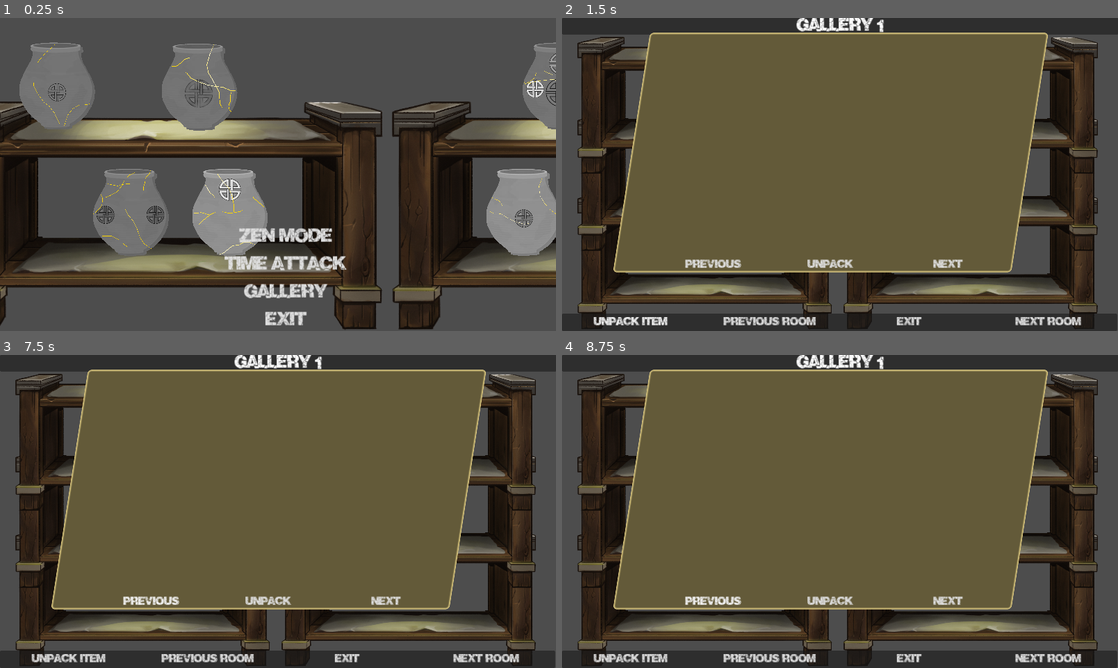
Above: before the commit, frames 1-4 (two rows, left to right).
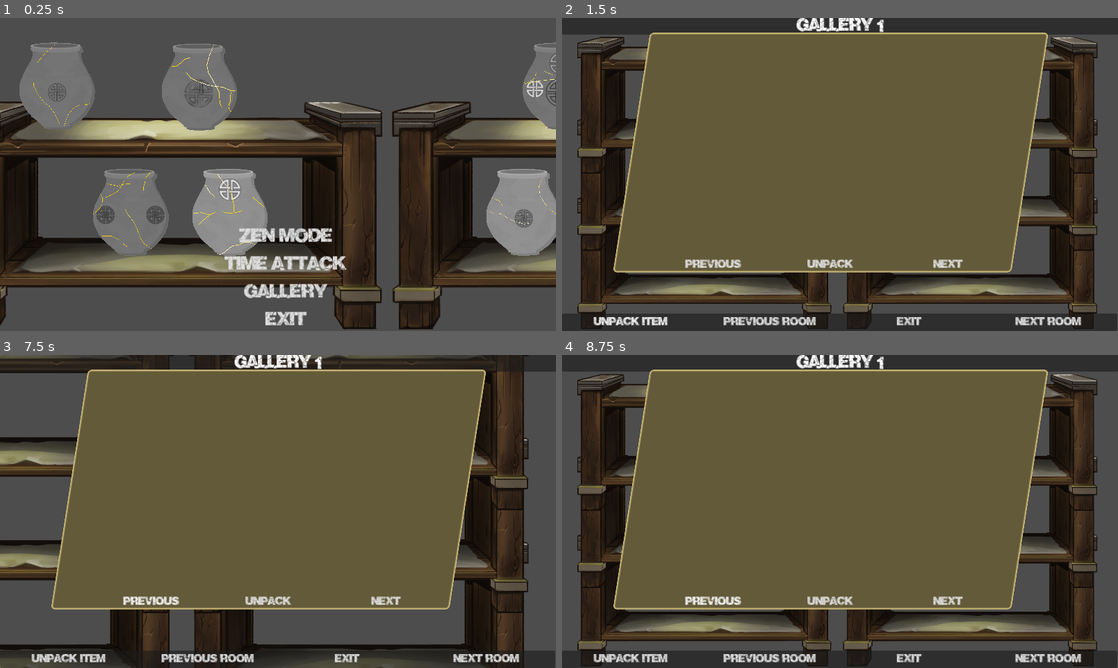
Above: after the commit, the same moments.

Repository: feyrkh/Exploratory
Game: Godot game, scene res://menu/main/TitleScreen.tscn
The game is run twice, just before and just after one commit, with the same random seed, the same clock (stepped at 60 frames per second) and the same inputs.
Inputs (mouse positions are in pixels of both pictures, inside the frame that each line leads up to):
- Up to frame 1 (0.25 s): no input
- Up to frame 2 (1.5 s): click "Gallery" at 0.5 s; click "Unpack Item" at 1.25 s
- Up to frame 3 (7.5 s): click "Unpack" at 2 s; click "Next room" at 2.75 s; click "Next room" at 3.5 s; click "Next" at 4.25 s; click "Next" at 5 s; click "Previous room" at 5.75 s; click "Previous" at 6.5 s; tap Enter at 7.25 s; move the mouse to (400, 495) at 7.27 s; hold D (right) from 7.28 s (still down); hold Mouse wheel up (zoom_in) from 7.28 s (still down); click (400, 495) at 7.42 s
- Up to frame 4 (8.75 s): tap Mouse wheel down (zoom_out) at 7.55 s; click (962, 495) at 8 s; release D (right) at 8 s; release Mouse wheel up (zoom_in) at 8 s; drag from (728, 527) to (812, 574) at 8.02 s

The runs differ from the first frame. In frame 1, 0.4% of the frame differs, in the area x 7-100%, y 11-76%; in frame 2, 0.6%; in frame 3, 23%, in the area x 0-97%, y 0-100%; in frame 4, 1.4%.
Error in both runs: Out of bounds get index '0' (on base: 'Array') (res://menu/gallery/GalleryMenu.gd:30)

Commit message:
Gallery camera movement, mipmaps for generated images

Diff:
--- a/pottery/ArcheologyItem.gd
+++ b/pottery/ArcheologyItem.gd
@@ -210,7 +210,7 @@
 
 func gallery_mode():
 	_gallery_mode = true
-	#collision_mask &= ~1 # disable collision with other pieces
+	collision_mask &= ~1 # disable collision with other pieces
 	_find_center() # trigger center calculations so the center of mass gets calculated properly
 
 func _process(_delta):
@@ -239,6 +239,8 @@
 		safe_freeze(val)
 
 func global_collide(val:bool):
+	if _gallery_mode:
+		return
 	# Called by Global.collide when piece collisions should be disabled
 	if val:
 		collision_mask |= 1 # allow this piece to collide with elements on layer 1
--- a/pottery/GalleryRoom.gd
+++ b/pottery/GalleryRoom.gd
@@ -1,8 +1,18 @@
 extends Node2D
+
+const CAMERA_MOVE_SPEED := 55
+const ZOOM_INCREMENT := Vector2(0.1, 0.1)
+
+@export var camera_top_left_limit:Vector2 = Vector2(0, 0)
+@export var camera_bot_right_limit:Vector2 = Vector2(4270, 2397)
+var camera_drag_mouse_start = null
+var camera_drag_camera_start = null
 
 var gallery_items_unused := []
 var gallery_rooms := [] # Array[Dictionary]
 var cur_room_idx:int = 0
+
+@onready var camera = find_child("Camera2D")
 
 func _unhandled_input(event):
 	if event.is_action_pressed("ui_cancel"):
@@ -15,6 +25,86 @@
 		if find_child("GalleryMenu").visible:
 			find_child("GalleryMenu").visible = false
 			get_viewport().set_input_as_handled()
+	else:
+		handle_camera_input(event)
+
+func _process(_delta):
+	if camera_drag_mouse_start != null:
+		var offset = get_viewport().get_mouse_position() - camera_drag_mouse_start
+		offset = offset/camera.zoom.x
+		set_camera_position(camera_drag_camera_start - offset)
+	else:
+		var movement = Input.get_vector("left", "right", "up", "down")
+		if movement != Vector2.ZERO:
+			var view_rect = camera.get_viewport_rect()
+			view_rect.position += camera.get_screen_center_position()
+			set_camera_position(camera.position + movement * CAMERA_MOVE_SPEED / camera.zoom.x)
+
+func set_camera_position(new_pos:Vector2):
+	var view_rect = camera.get_viewport_rect()
+	view_rect.position += new_pos
+	view_rect.size /= camera.zoom.x
+	var camera_top_left = view_rect.position - view_rect.size / 2
+	var camera_bot_right = view_rect.position + view_rect.size / 2
+	if camera_top_left.x <= camera_top_left_limit.x and camera_bot_right.x >= camera_bot_right_limit.x:
+		new_pos.x = (camera_top_left_limit.x + camera_bot_right_limit.x) / 2
+	elif camera_top_left.x < camera_top_left_limit.x:
+		new_pos.x = camera_top_left_limit.x + view_rect.size.x / 2
+	elif camera_bot_right.x > camera_bot_right_limit.x:
+		new_pos.x = camera_bot_right_limit.x - view_rect.size.x / 2
+	if camera_top_left.y <= camera_top_left_limit.y and camera_bot_right.y >= camera_bot_right_limit.y:
+		new_pos.y = (camera_top_left_limit.y + camera_bot_right_limit.y) / 2
+	elif camera_top_left.y < camera_top_left_limit.y:
+		new_pos.y = camera_top_left_limit.y + view_rect.size.y / 2
+	elif camera_bot_right.y > camera_bot_right_limit.y:
+		new_pos.y = camera_bot_right_limit.y - view_rect.size.y / 2
+	camera.position = new_pos
+
+func handle_camera_input(event:InputEvent):
+	#if event is InputEventMouseButton:
+		if event.is_action_pressed("zoom_in", true):
+			if camera.zoom.x >= 2:
+				camera.zoom += ZOOM_INCREMENT * 2
+			camera.zoom += ZOOM_INCREMENT
+			if camera.zoom.x > 4.0:
+				camera.zoom = Vector2(4, 4)
+			Global.camera_zoom_changed.emit(camera.zoom.x)
+			adjust_camera_limits()
+			get_viewport().set_input_as_handled()
+		elif event.is_action_pressed("zoom_out", true):
+			if camera.zoom.x > 2:
+				camera.zoom -= ZOOM_INCREMENT * 2
+			camera.zoom -= ZOOM_INCREMENT
+			if camera.zoom.x < 0.3:
+				camera.zoom = Vector2(0.3, 0.3)
+			Global.camera_zoom_changed.emit(camera.zoom.x)
+			adjust_camera_limits()
+			get_viewport().set_input_as_handled()
+		elif event.is_action_pressed("camera_drag"):
+			camera_drag_mouse_start = get_viewport().get_mouse_position()
+			camera_drag_camera_start = camera.position
+		elif event.is_action_released("camera_drag"):
+			camera_drag_mouse_start = null
+			camera_drag_camera_start = null
+
+func adjust_camera_limits():
+		var view_rect = camera.get_viewport_rect()
+		view_rect.position += camera.get_target_position()
+		view_rect.size /= camera.zoom.x
+		var camera_top_left = view_rect.position - view_rect.size / 2
+		var camera_bot_right = view_rect.position + view_rect.size / 2
+		if camera_top_left.x <= camera_top_left_limit.x and camera_bot_right.x >= camera_bot_right_limit.x:
+			camera.position.x = (camera_top_left_limit.x + camera_bot_right_limit.x) / 2
+		elif camera_top_left.x < camera_top_left_limit.x:
+			camera.position.x = camera_top_left_limit.x + view_rect.size.x / 2
+		elif camera_bot_right.x > camera_bot_right_limit.x:
+			camera.position.x = camera_bot_right_limit.x - view_rect.size.x / 2
+		if camera_top_left.y <= camera_top_left_limit.y and camera_bot_right.y >= camera_bot_right_limit.y:
+			camera.position.y = (camera_top_left_limit.y + camera_bot_right_limit.y) / 2
+		elif camera_top_left.y < camera_top_left_limit.y:
+			camera.position.y = camera_top_left_limit.y + view_rect.size.y / 2
+		elif camera_bot_right.y > camera_bot_right_limit.y:
+			camera.position.y = camera_bot_right_limit.y - view_rect.size.y / 2
 
 func save_gallery_rooms():
 	var file = FileAccess.open_compressed("user://gallery.cfg", FileAccess.WRITE)
@@ -79,7 +169,7 @@
 	if item != null:
 		find_child("Items").add_child(item)
 		item.gallery_mode()
-		item.global_position = get_viewport_rect().size/2
+		item.global_position = get_viewport().get_camera_2d().get_screen_center_position() - item.bounding_box.size/2
 
 func _on_exit_button_pressed():
 	get_tree().change_scene_to_file("res://menu/main/TitleScreen.tscn")
--- a/pottery/GalleryRoom.tscn
+++ b/pottery/GalleryRoom.tscn
@@ -10,9 +10,11 @@
 
 [node name="GalleryRoom" type="Node2D"]
 script = ExtResource("1_2k2a3")
+metadata/_edit_vertical_guides_ = [4259.0]
+metadata/_edit_horizontal_guides_ = [2397.0]
 
 [node name="Camera2D" type="Camera2D" parent="."]
-anchor_mode = 0
+position = Vector2(2136, 1200)
 zoom = Vector2(0.3, 0.3)
 
 [node name="Shelf2" type="Sprite2D" parent="."]
@@ -49,6 +51,7 @@
 z_index = 5
 
 [node name="ScreenCollisionBorders" type="StaticBody2D" parent="."]
+collision_layer = 32769
 collision_priority = 9999.0
 
 [node name="CollisionShape2D" type="CollisionShape2D" parent="ScreenCollisionBorders"]
--- a/project.godot
+++ b/project.godot
@@ -131,6 +131,7 @@
 
 [rendering]
 
+textures/canvas_textures/default_texture_filter=2
 renderer/rendering_method="mobile"
 anti_aliasing/quality/msaa_2d=2
 anti_aliasing/quality/screen_space_aa=1
--- a/util/ImageMerger.gd
+++ b/util/ImageMerger.gd
@@ -18,6 +18,8 @@
 			base_img.blend_rect(overlay_img, overlay_img.get_used_rect(), merge_info.position)
 		if tree:
 			await(tree.process_frame)
+	if !base_img.has_mipmaps():
+		base_img.generate_mipmaps()
 	return ImageTexture.create_from_image(base_img)
 
 static func modulate_image(img:Image, color:Color, noise:FastNoiseLite, noise_cutoff:float, tree:SceneTree=null, noise_offset:Vector2=Vector2.ZERO):
